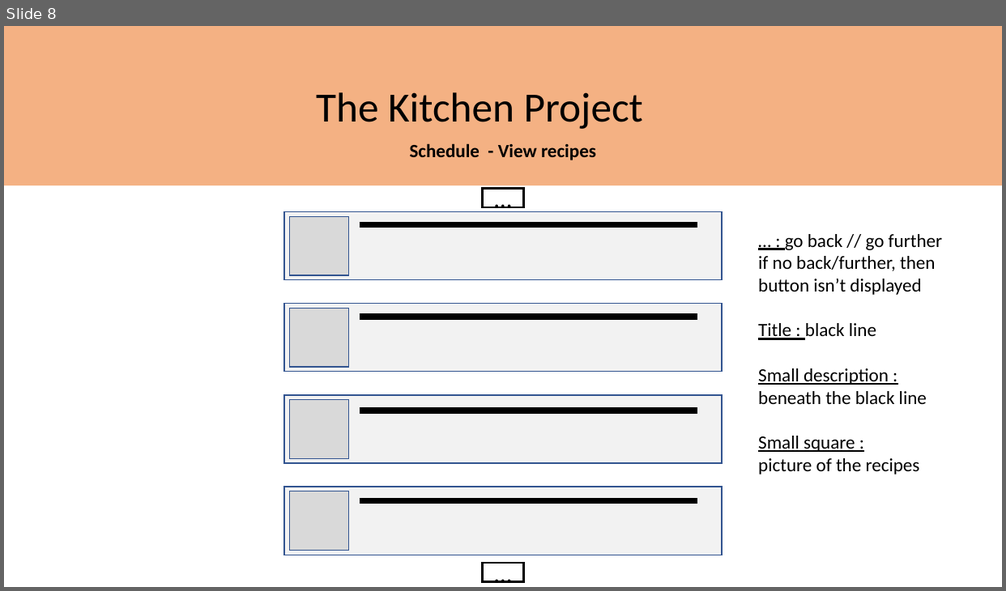
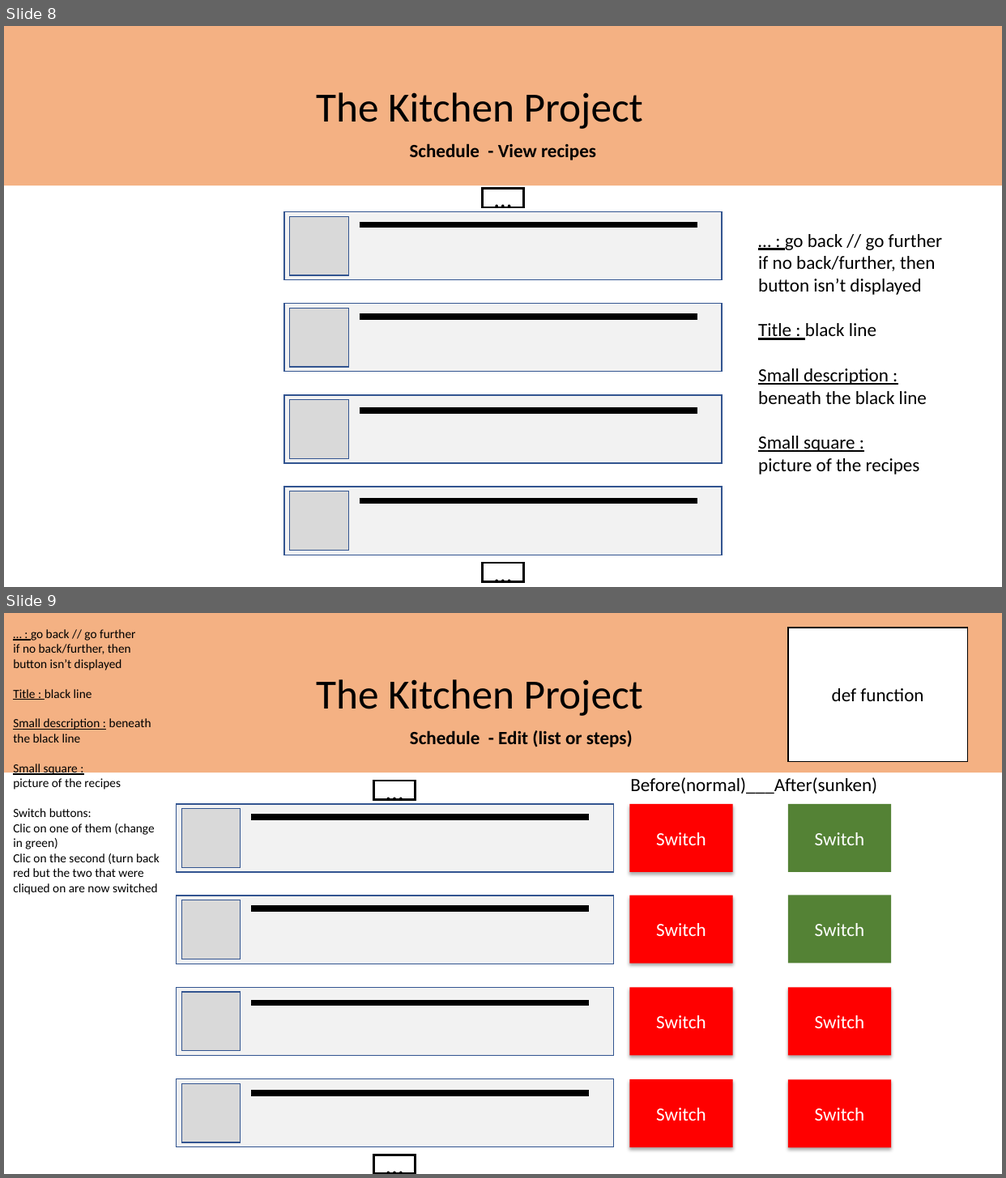
Before and after one commit to nicolasmf/The-Kitchen-Project, a slide deck: docs/mock-up_origin.pptx. Shown one above the other, each under a label of ours: slide 8 before the commit, slides 8 and 9 after it. The pictures are 1006x591 and 1006x1178 pixels, drawn with LibreOffice and Linux fonts; fonts in the diff are those of the drawing. Boxes give left, top, right and bottom in pixels: in the first picture for what was removed or moved away, otherwise in the second. Text is boxed around its words. In the diff, an @@ line names an element or a change of style, - is before the commit and + after.

Commit message:
ViewListSteps(finished) ; mock_up updated

```diff
--- a/docs/mock-up_origin.pptx
+++ b/docs/mock-up_origin.pptx
@@ slide 9 added at (x1=4, y1=613, x2=1002, y2=1174), background #FFFFFF @@
@@ rectangle added at (x1=4, y1=613, x2=1002, y2=773), fill #F4B183 @@
@@ text added at (x1=13, y1=629, x2=160, y2=895), 12 pt, text #000000 @@
+… : go back // go further
+if no back/further, then button isn’t displayed
+Title : black line
+Small description : beneath the black line
+Small square :
+picture of the recipes
+Switch buttons:
+Clic on one of them (change in green)
+Clic on the second (turn back red but the two that were cliqued on are now switched
@@ rectangle added at (x1=789, y1=628, x2=968, y2=761), fill #FFFFFF, outline #000000 1 pt, 18 pt, text #000000 @@
+def function
@@ text added at (x1=316, y1=679, x2=643, y2=716), 40 pt, text #000000 @@
+The Kitchen Project
@@ text added at (x1=410, y1=730, x2=633, y2=747), 18 pt, text #000000, bold @@
+Schedule - Edit (list or steps)
@@ rectangle added at (x1=374, y1=781, x2=415, y2=799), fill #FFFFFF, outline #000000 2.25 pt, 24 pt, text #000000 @@
+…
@@ text added at (x1=630, y1=777, x2=877, y2=794), 18 pt, text #000000 @@
+Before(normal)___After(sunken)
@@ rectangle added at (x1=177, y1=804, x2=613, y2=872), fill #F2F2F2, outline #325491 1 pt @@
@@ rectangle added at (x1=630, y1=804, x2=733, y2=872), fill #FF0000, 18 pt, text #FFFFFF @@
+Switch
@@ rectangle added at (x1=789, y1=804, x2=892, y2=872), fill #548235, 18 pt, text #FFFFFF @@
+Switch
@@ rectangle added at (x1=181, y1=809, x2=241, y2=868), fill #D9D9D9, outline #325491 1 pt @@
@@ line added from (251, 817) to (590, 817), #000000 6 pt @@
@@ rectangle added at (x1=177, y1=896, x2=613, y2=964), fill #F2F2F2, outline #325491 1 pt @@
@@ rectangle added at (x1=181, y1=901, x2=241, y2=960), fill #D9D9D9, outline #325491 1 pt @@
@@ rectangle added at (x1=630, y1=895, x2=733, y2=964), fill #FF0000, 18 pt, text #FFFFFF @@
+Switch
@@ rectangle added at (x1=789, y1=895, x2=892, y2=964), fill #548235, 18 pt, text #FFFFFF @@
+Switch
@@ line added from (251, 909) to (590, 909), #000000 6 pt @@
@@ rectangle added at (x1=177, y1=987, x2=613, y2=1055), fill #F2F2F2, outline #325491 1 pt @@
@@ rectangle added at (x1=181, y1=993, x2=241, y2=1052), fill #D9D9D9, outline #325491 1 pt @@
@@ rectangle added at (x1=630, y1=988, x2=733, y2=1056), fill #FF0000, 18 pt, text #FFFFFF @@
+Switch
@@ rectangle added at (x1=789, y1=988, x2=892, y2=1056), fill #FF0000, 18 pt, text #FFFFFF @@
+Switch
@@ line added from (251, 1003) to (590, 1003), #000000 6 pt @@
@@ rectangle added at (x1=177, y1=1080, x2=613, y2=1148), fill #F2F2F2, outline #325491 1 pt @@
@@ rectangle added at (x1=181, y1=1084, x2=241, y2=1143), fill #D9D9D9, outline #325491 1 pt @@
@@ line added from (251, 1093) to (590, 1093), #000000 6 pt @@
@@ rectangle added at (x1=630, y1=1080, x2=733, y2=1148), fill #FF0000, 18 pt, text #FFFFFF @@
+Switch
@@ rectangle added at (x1=789, y1=1080, x2=892, y2=1148), fill #FF0000, 18 pt, text #FFFFFF @@
+Switch
@@ rectangle added at (x1=374, y1=1156, x2=415, y2=1174), fill #FFFFFF, outline #000000 2.25 pt, 24 pt, text #000000 @@
+…
```
Also in this commit, not shown: 1 other file.
